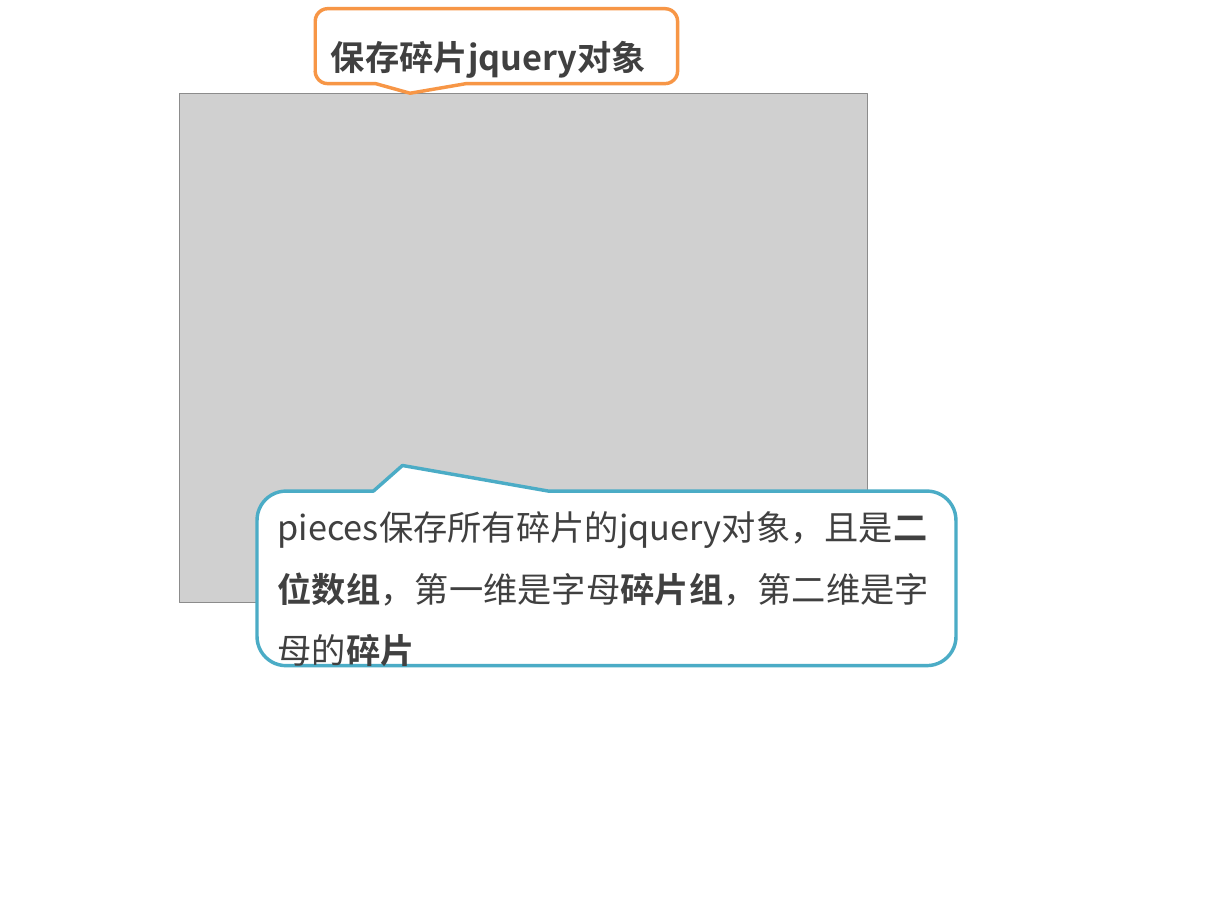
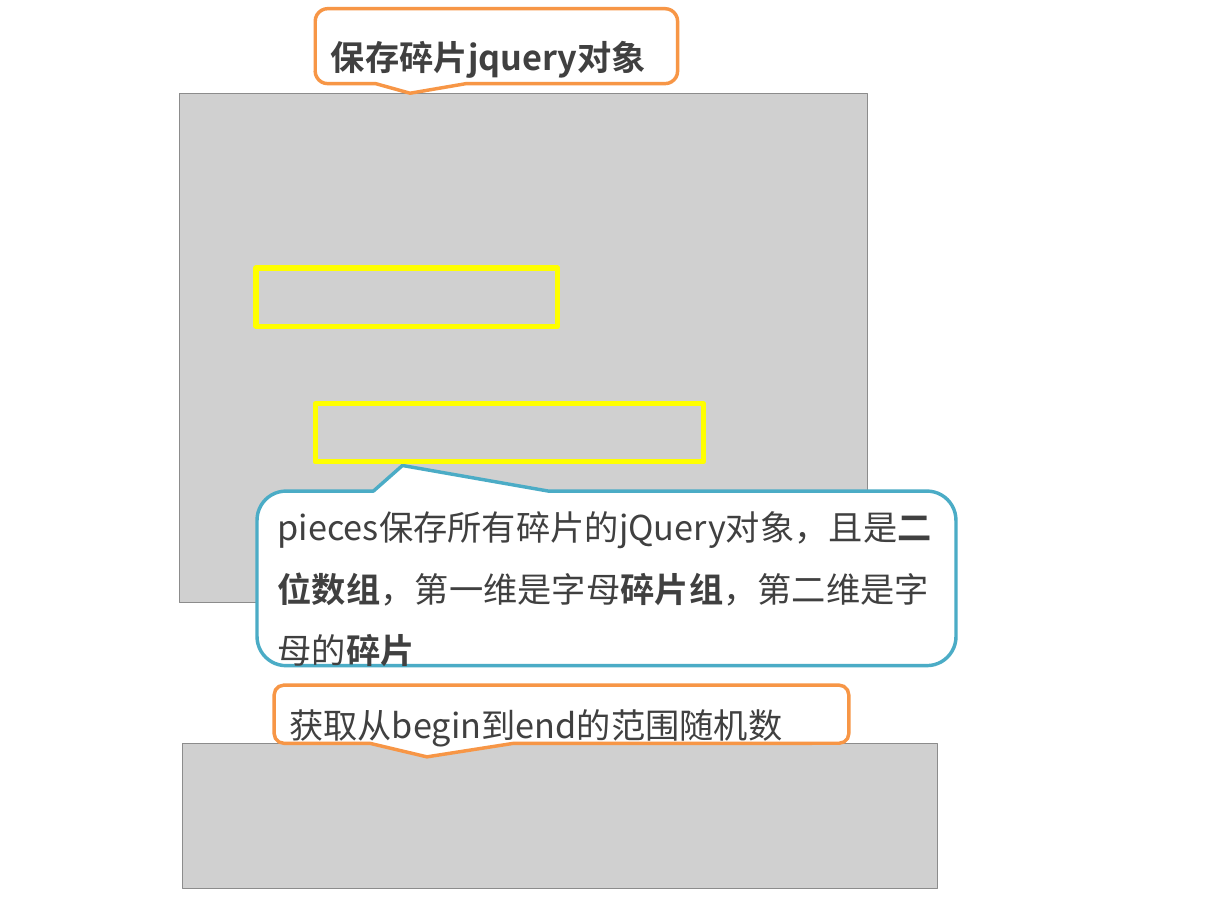
Before and after one commit to kong66/webAni, a slide deck: slide 12 of 20-svg-explode/20.pptx. Drawn at 1232x924 pixels with LibreOffice and Linux fonts; fonts in the diff are those of the drawing; grey boxes stand for pictures. Boxes give left, top, right and bottom in pixels: in the first picture for what was removed or moved away, otherwise in the second. Text is boxed around its words. In the diff, an @@ line names an element or a change of style, - is before the commit and + after.

```diff
--- a/20-svg-explode/20.pptx
+++ b/20-svg-explode/20.pptx
@@ rectangle added at box(256, 269, 558, 326), outline #FFFF00 3 pt @@
@@ rectangle added at box(315, 404, 703, 462), outline #FFFF00 3 pt @@
@@ text in rounded speech box at box(278, 511, 932, 668): text changed @@
-pieces保存所有碎片的jquery对象，且是二位数组，第一维是字母碎片组，第二维是字母的碎片
+pieces保存所有碎片的jQuery对象，且是二位数组，第一维是字母碎片组，第二维是字母的碎片
@@ rounded speech box added at box(275, 685, 849, 743), fill #FFFFFF, outline #F79646 2 pt, 20 pt, text #404040 @@
+获取从begin到end的范围随机数
@@ picture added at box(182, 744, 938, 890) @@
```
Also in this commit, not shown: 5 other slides changed, 20 slides added, 3 slides removed, 3 other files.
